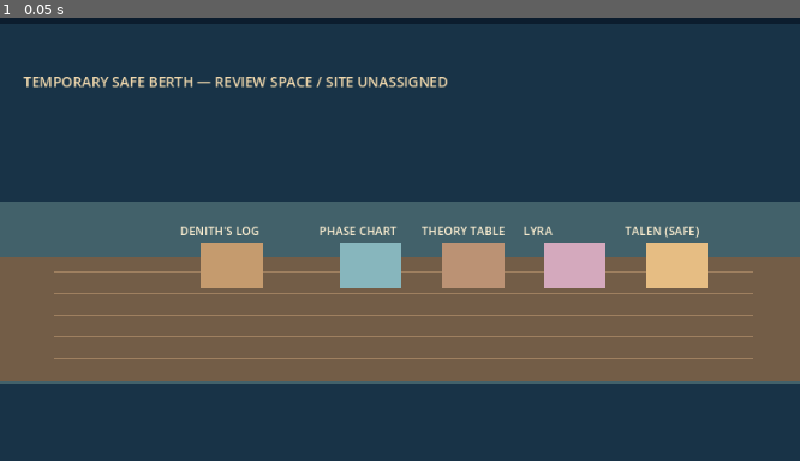
Above: before the commit, frame 1.
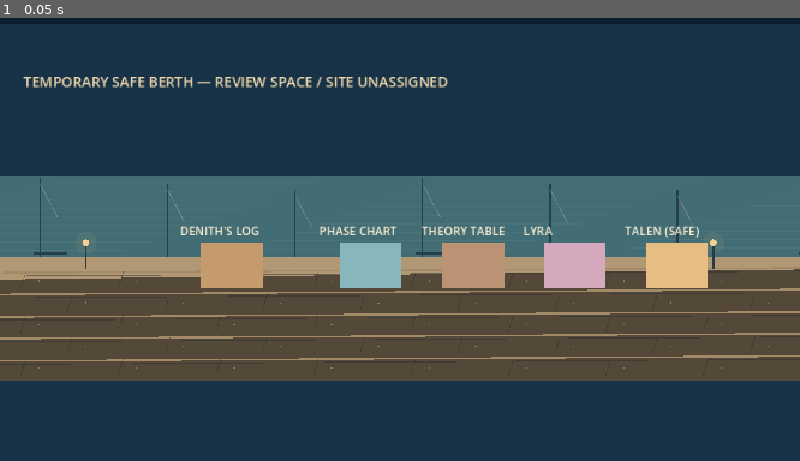
Above: after the commit, the same moment.

Repository: ndrorchestration/ToSailaStarrySky-jrpg
Game: Godot game, scene res://scenes/first_wake_postflight_family_review.tscn
Same seed, same stepped clock (60 frames per second), same inputs: the game is played once before the commit and once after it. This scene is started directly instead of the project's main scene.
Inputs:
- Up to frame 1 (0.05 s): no input

The runs differ from the first frame. In frame 1, 31% of the frame differs, in the area x 0-100%, y 35-83%.

Commit message:
visual: enrich Chapter One quay, family and salvage scenery

Diff:
--- a/godot/scripts/first_wake_postflight_family_review.gd
+++ b/godot/scripts/first_wake_postflight_family_review.gd
@@ -97,10 +97,36 @@
 func _draw() -> void:
     # Original draft blocking, not approved character portraits or geography.
     draw_rect(Rect2(0, 0, 960, 640), Color("#183347"))
-    draw_rect(Rect2(0, 328, 960, 220), Color("#42616a"))
-    draw_rect(Rect2(0, 395, 960, 148), Color("#735d47"))
-    for y in [413.0, 439.0, 465.0, 491.0, 517.0]:
-        draw_line(Vector2(65, y), Vector2(904, y), Color("#9f8060"), 2.0)
+    # Layered shore atmosphere and handcrafted quay surface; visual only.
+    draw_rect(Rect2(0, 298, 960, 105), Color("#436d75"))
+    for band in range(9):
+        var y := 307.0 + float(band) * 10.0
+        draw_line(Vector2(0, y), Vector2(960, y - 3.0), Color(0.72, 0.83, 0.80, 0.025 + float(band) * 0.005), 1.0)
+    for mast in range(7):
+        var mx := 48.0 + float(mast) * 153.0
+        var my := 336.0 + float(mast % 3) * 7.0
+        draw_line(Vector2(mx, my + 59), Vector2(mx, my - 36), Color("#263f49"), 2.0)
+        draw_line(Vector2(mx, my - 29), Vector2(mx + 21, my + 11), Color("#9cb3ac", 0.42), 1.1)
+        draw_line(Vector2(mx - 8, my + 54), Vector2(mx + 33, my + 54), Color("#273f49"), 3.0)
+    draw_rect(Rect2(0, 395, 960, 148), Color("#544839"))
+    draw_colored_polygon(PackedVector2Array([
+        Vector2(0, 395), Vector2(960, 395), Vector2(960, 410),
+        Vector2(0, 422)
+    ]), Color("#b29774"))
+    for y in [414.0, 440.0, 467.0, 493.0, 520.0]:
+        draw_line(Vector2(0, y), Vector2(960, y - 6), Color("#a28a68"), 2.0)
+        draw_line(Vector2(0, y + 4), Vector2(960, y - 2), Color("#2d3031", 0.5), 1.0)
+    for row_idx in range(5):
+        for plank_idx in range(9):
+            var offset_x := 31.0 + float(plank_idx) * 117.0 + float(row_idx % 2) * 56.0
+            var plank_y := 413.0 + float(row_idx) * 26.0
+            draw_line(Vector2(offset_x, plank_y), Vector2(offset_x - 6, plank_y + 20), Color("#302d2d", 0.47), 1.0)
+            draw_circle(Vector2(offset_x + 16, plank_y + 11), 1.0, Color("#d6b991", 0.43))
+    # Warm shipyard lighting without new objects, mechanics or geography.
+    for lamp_x in [103.0, 856.0]:
+        draw_circle(Vector2(lamp_x, 378), 13, Color(1.0, 0.75, 0.42, 0.07))
+        draw_circle(Vector2(lamp_x, 378), 4, Color("#f4ce92"))
+        draw_line(Vector2(lamp_x, 382), Vector2(lamp_x, 409), Color("#243d47"), 2.0)
     draw_rect(Rect2(0, 0, 960, 116), Color("#0c1d2e"))
     draw_string(ThemeDB.fallback_font, Vector2(28, 191), "TEMPORARY SAFE BERTH — REVIEW SPACE / SITE UNASSIGNED", HORIZONTAL_ALIGNMENT_LEFT, 900, 17, Color("#f1d9ad"))
     for item in [
--- a/godot/scripts/first_wake_salvage_review.gd
+++ b/godot/scripts/first_wake_salvage_review.gd
@@ -127,9 +127,34 @@
         for x in [135.0, 320.0, 505.0, 690.0]:
             draw_rect(Rect2(x, 268, 140, 113), Color("#5a6663"))
             draw_line(Vector2(x + 9, 318), Vector2(x + 131, 318), Color("#c1a47c"), 2.0)
-    draw_rect(Rect2(0, 396, 960, 147), Color("#6e5b4a") if water_side else Color("#635749"))
+    # Shared authored surface kit across the quay and stores annex;
+    # strictly below the navigable actor and existing custody stations.
+    draw_rect(Rect2(0, 396, 960, 147), Color("#665443") if water_side else Color("#514e46"))
     for y in [417.0, 443.0, 469.0, 495.0, 521.0]:
-        draw_line(Vector2(63, y), Vector2(900, y), Color("#907d68"), 1.0)
+        draw_line(Vector2(0, y), Vector2(960, y - 4), Color("#a58b69") if water_side else Color("#89908b"), 1.5)
+        draw_line(Vector2(0, y + 4), Vector2(960, y), Color("#312e2c", 0.65), 1.0)
+    for row_idx in range(5):
+        for section in range(9):
+            var px := 31.0 + float(section) * 118.0 + float(row_idx % 2) * 50.0
+            var py := 415.0 + float(row_idx) * 26.0
+            draw_line(Vector2(px, py), Vector2(px - 5.0, py + 21.0), Color("#282e30", 0.46), 1.0)
+    if water_side:
+        for post in range(7):
+            var hx := 58.0 + float(post) * 146.0
+            draw_line(Vector2(hx, 376), Vector2(hx, 406), Color("#263f48"), 4.0)
+            draw_line(Vector2(hx - 19, 379), Vector2(hx + 19, 379), Color("#ba9c73"), 2.0)
+        for spark in range(22):
+            var sx := float(spark) * 45.0
+            var sy := 302.0 + float(spark % 4) * 19.0
+            draw_line(Vector2(sx, sy), Vector2(sx + 14, sy), Color(0.77, 0.92, 0.89, 0.22), 1.0)
+    else:
+        for truss in range(7):
+            var tx := 93.0 + float(truss) * 128.0
+            draw_line(Vector2(tx, 246), Vector2(tx + 34, 380), Color("#293e47"), 3.0)
+            draw_line(Vector2(tx + 34, 380), Vector2(tx + 75, 251), Color("#77817c", 0.65), 1.5)
+        for glow_x in [178.0, 462.0, 752.0]:
+            draw_circle(Vector2(glow_x, 285), 19, Color(1.0, 0.76, 0.48, 0.055))
+            draw_circle(Vector2(glow_x, 285), 4, Color("#eec18c"))
     draw_rect(Rect2(0, 0, 960, 159), Color("#0c1b2c"))
     draw_rect(Rect2(0, 547, 960, 93), Color("#0c1b2c"))
     if water_side:
Not shown, added: docs/FIRST_WAKE_MULTI_SCENE_ENVIRONMENT_PASS_2026-10-28.md
